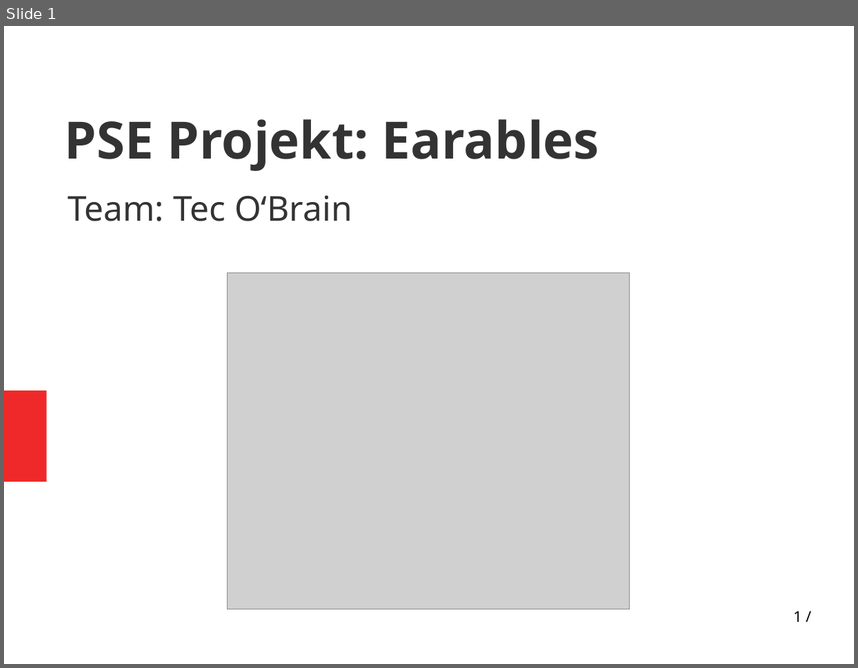
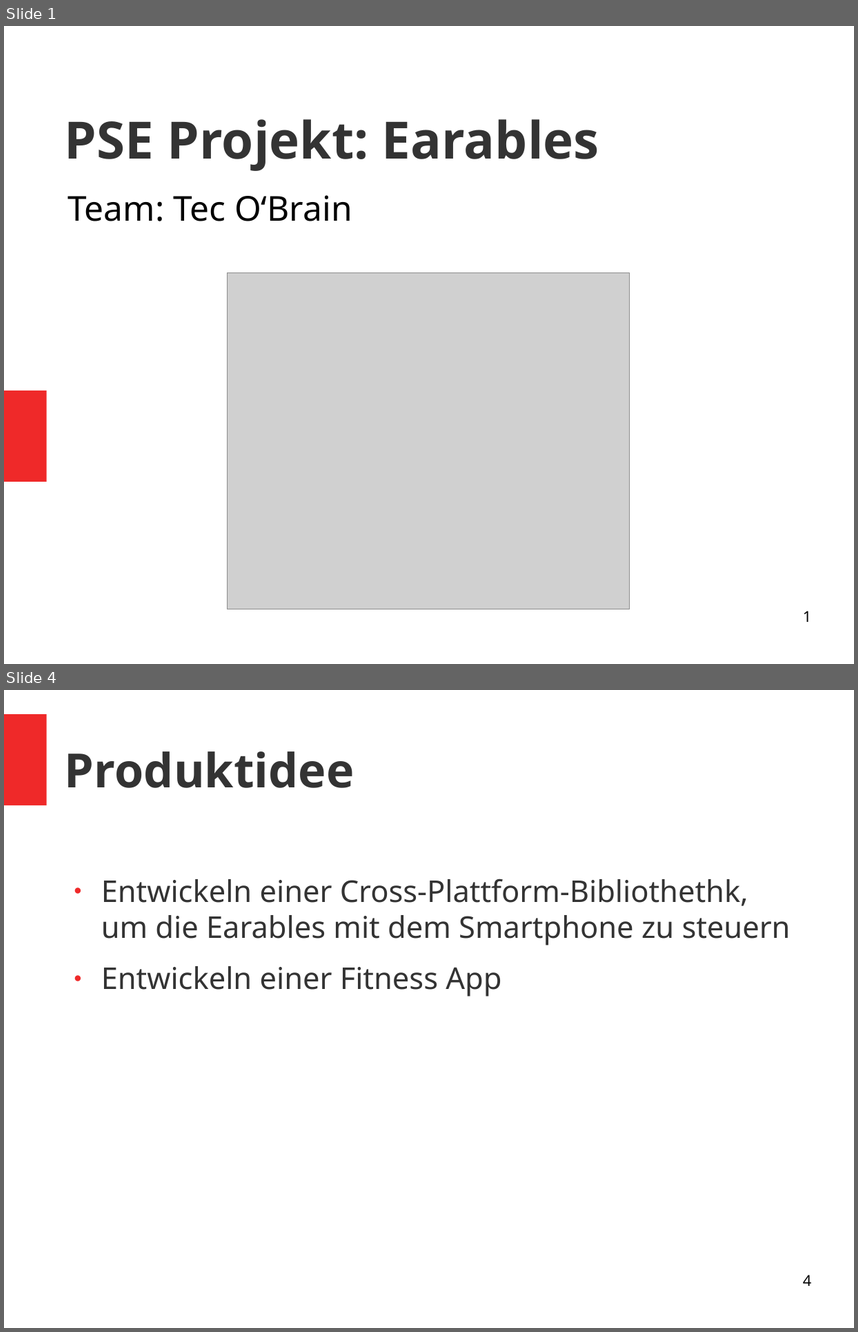
Before and after one commit to vlle1/dokumente-earablesKIT, a slide deck: Abschlusspräsi/Abschlusspräsi.odp. Shown one above the other, each under a label of ours: slide 1 before the commit, slides 1 and 4 after it; the slides between them are not shown. The pictures are 858x668 and 858x1332 pixels, drawn with LibreOffice and Linux fonts; fonts in the diff are those of the drawing; grey boxes stand for pictures. Boxes give left, top, right and bottom in pixels: in the first picture for what was removed or moved away, otherwise in the second. Text is boxed around its words. In the diff, an @@ line names an element or a change of style, - is before the commit and + after.

```diff
--- a/Abschlusspräsi/Abschlusspräsi.odp
+++ b/Abschlusspräsi/Abschlusspräsi.odp
@@ slide 4 added at (4, 690, 854, 1328), background #FFFFFF @@
@@ rectangle added at (4, 714, 46, 805), fill #EF2929 @@
@@ title added at (65, 751, 355, 788), 44 pt, text #333333, bold @@
+Produktidee
@@ text added at (101, 878, 791, 996), 28 pt, text #333333 @@
+● Entwickeln einer Cross-Plattform-Bibliothethk, um die Earables mit dem Smartphone zu steuern
+● Entwickeln einer Fitness App
@@ page number added at (803, 1274, 811, 1285), 14 pt, text #000000 @@
+4
@@ slide 1 changed as well @@
@@ subtitle "Team: Tec O‘Brain" at (68, 195, 352, 221): text colour #333333 to #000000; less space between paragraphs @@
@@ page number at (803, 610, 811, 621): text changed @@
-1 /
+1
```
Also in this commit, not shown: 8 other slides changed, 5 other slides added, 4 slides removed, 3 other files.
